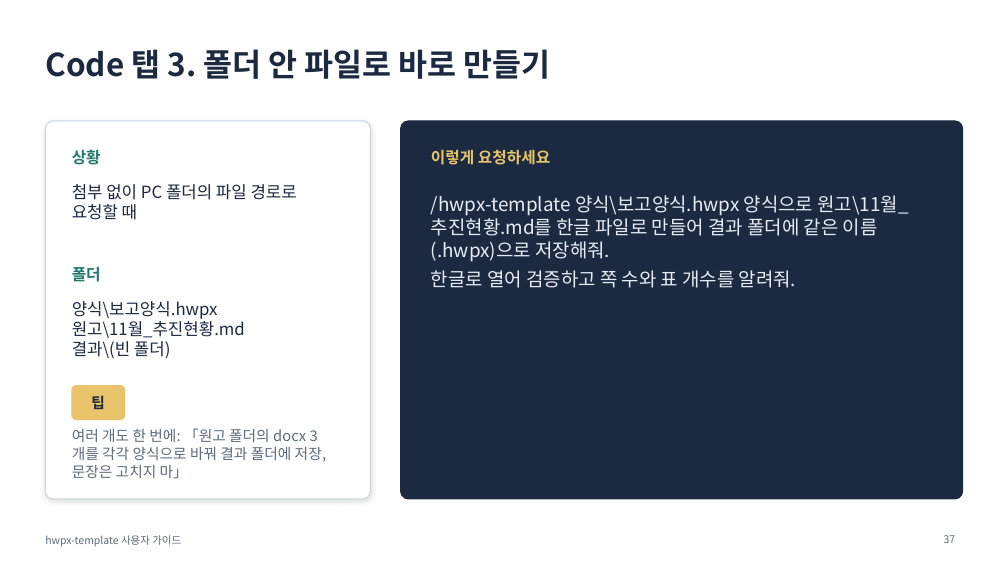
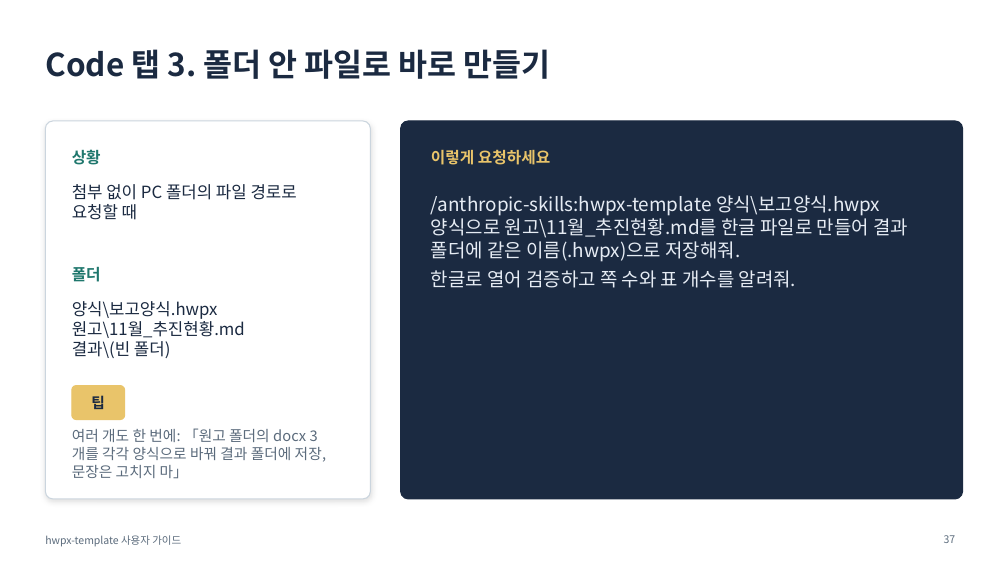
Before and after one commit to emilyJ7/hwpx-template-public, a slide deck: slide 37 of docs/사용자가이드.pptx. Drawn at 1008x567 pixels with LibreOffice and Linux fonts; fonts in the diff are those of the drawing. Boxes give left, top, right and bottom in pixels: in the first picture for what was removed or moved away, otherwise in the second. Text is boxed around its words. In the diff, an @@ line names an element or a change of style, - is before the commit and + after.

```diff
--- a/docs/사용자가이드.pptx
+++ b/docs/사용자가이드.pptx
@@ text at (x1=431, y1=195, x2=908, y2=262): text changed @@
-/hwpx-template 양식\보고양식.hwpx 양식으로 원고\11월_추진현황.md를 한글 파일로 만들어 결과 폴더에 같은 이름(.hwpx)으로 저장해줘.
+/anthropic-skills:hwpx-template 양식\보고양식.hwpx 양식으로 원고\11월_추진현황.md를 한글 파일로 만들어 결과 폴더에 같은 이름(.hwpx)으로 저장해줘.
```
Also in this commit, not shown: 4 other slides changed, 10 other files.
